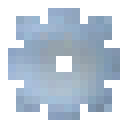
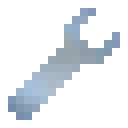
Layered file, before and after one edit (128 × 128). Changes by layer:
hid "Layer" over (8, 8, 120, 120)
added layer "Layer #8" above "Layer #5" over (8, 8, 120, 120)
